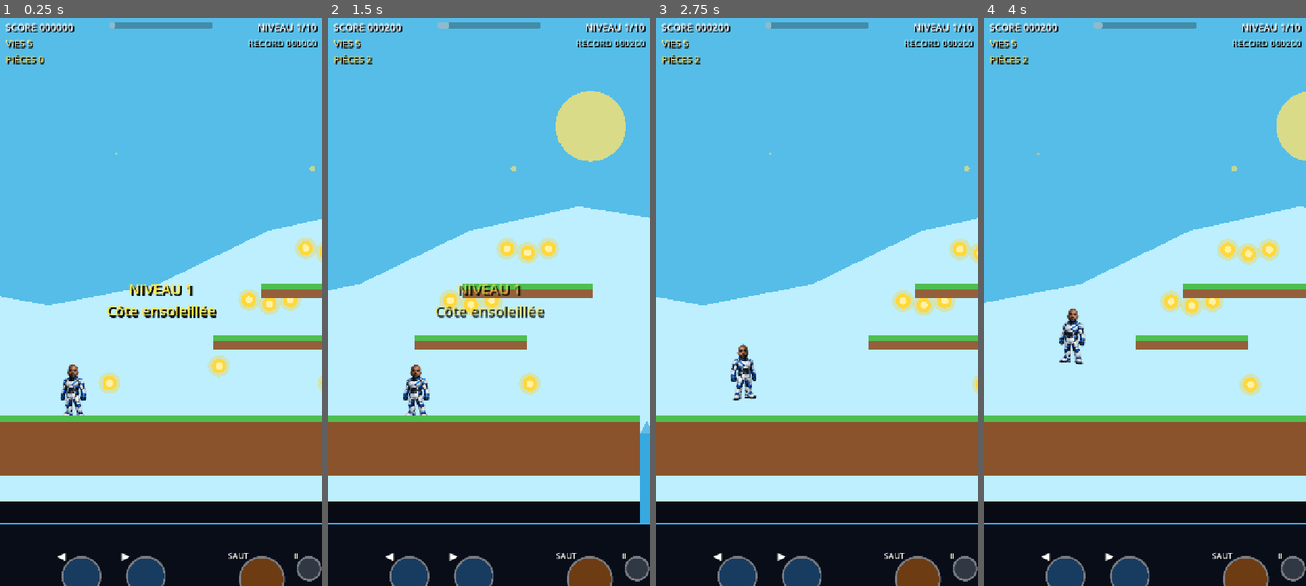
Above: before the commit, frames 1-4 (left to right).
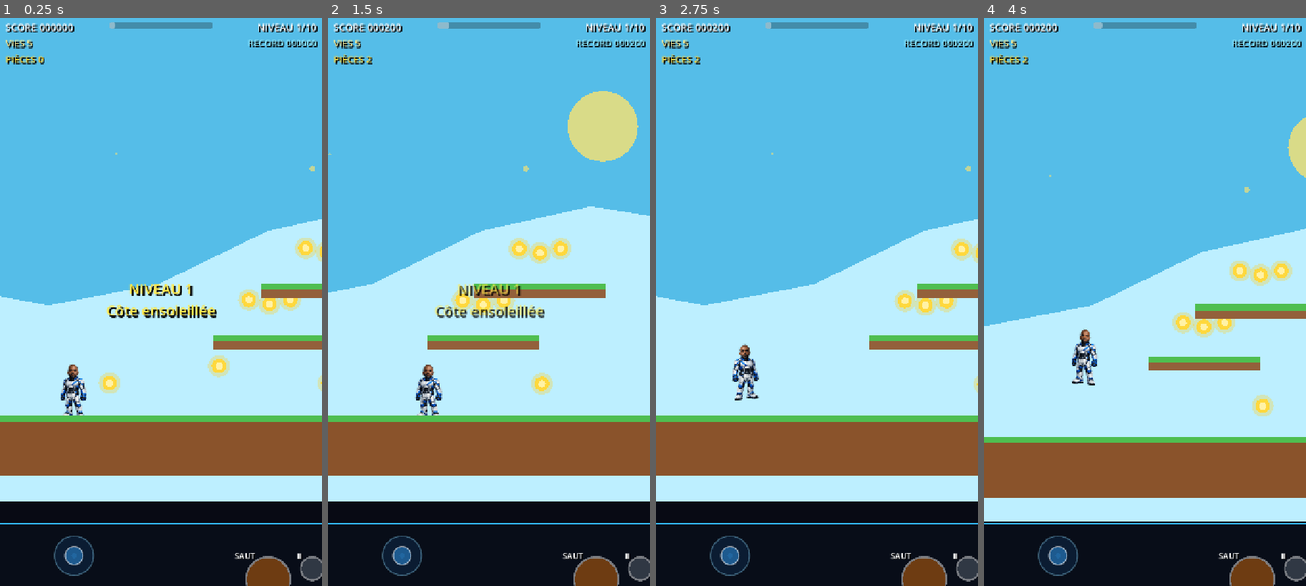
Above: after the commit, the same moments.

Repository: Chasmet/moi-mario-pygame
Game: Godot game, scene res://scenes/Main.tscn
The game is run twice, just before and just after one commit, with the same random seed, the same clock (stepped at 60 frames per second) and the same inputs.
Inputs (mouse positions are in pixels of both pictures, inside the frame that each line leads up to):
- Up to frame 1 (0.25 s): no input
- Up to frame 2 (1.5 s): move the mouse to (559, 273) at 0.52 s; hold D (move_right) 0.53-1.25 s; tap Space (jump) at 0.6, 0.77, 1.07 s; click (559, 273) at 0.67 s; drag from (424, 330) to (505, 302) at 1.27 s
- Up to frame 3 (2.75 s): move the mouse to (849, 171) at 2.02 s; hold A (move_left) from 2.03 s (still down); tap Space (jump) at 2.1 s; click (849, 171) at 2.17 s
- Up to frame 4 (4 s): release A (move_left) at 2.75 s; drag from (1128, 415) to (1254, 307) at 2.77 s; move the mouse to (1241, 387) at 3.52 s; hold D (move_right) from 3.53 s (still down); tap Space (jump) at 3.6, 3.77 s; click (1241, 387) at 3.67 s

The runs differ from the first frame. In frame 1, 2.1% of the frame differs, in the area x 16-100%, y 91-100%; in frame 2, 6.9%; in frame 3, 3.0%; in frame 4, 26%, in the area x 0-100%, y 12-100%.

Commit message:
Add dynamic mobile joystick controls
Replace the two direction buttons with a finger-following analog joystick. Add forward/backward movement, crouching, upward camera look, analog speed, and keep the 89/11 mobile layout.

Diff:
--- a/scripts/MobileLayout.gd
+++ b/scripts/MobileLayout.gd
@@ -5,10 +5,12 @@
 const PLAYER_SPRITE_SIZE: Vector2 = Vector2(92.0, 124.0)
 const PLAYER_COLLISION_SIZE: Vector2 = Vector2(50.0, 78.0)
 const CAMERA_ZOOM: Vector2 = Vector2(1.36, 1.36)
+const VIRTUAL_JOYSTICK_SCRIPT: Script = preload("res://scripts/VirtualJoystick.gd")
 
 var main_scene: Node
 var ui_layer: CanvasLayer
 var control_panel: ColorRect
+var movement_joystick: Control
 var touch_buttons: Dictionary = {}
 var configured: bool = false
 
@@ -46,6 +48,8 @@
 
 func _configure_scene(scene: Node) -> void:
 	if scene == null or not is_instance_valid(scene):
+		return
+	if configured and main_scene == scene:
 		return
 
 	var found_ui: CanvasLayer = scene.get_node_or_null("UI") as CanvasLayer
@@ -68,7 +72,7 @@
 	if ui_layer == null:
 		return
 	for child in ui_layer.get_children():
-		if child is Button or child is TouchScreenButton or child.name == "MobileControlPanel":
+		if child is Button or child is TouchScreenButton or child.name == "MobileControlPanel" or child.name == "MoveJoystick":
 			child.queue_free()
 
 
@@ -107,9 +111,14 @@
 	if ui_layer == null:
 		return
 
+	movement_joystick = Control.new()
+	movement_joystick.name = "MoveJoystick"
+	movement_joystick.set_script(VIRTUAL_JOYSTICK_SCRIPT)
+	movement_joystick.process_mode = Node.PROCESS_MODE_ALWAYS
+	ui_layer.add_child(movement_joystick)
+	movement_joystick.connect("vector_changed", Callable(self, "_on_joystick_vector_changed"))
+
 	touch_buttons.clear()
-	touch_buttons["left"] = _make_touch_button("MoveLeft", "move_left", "◀", 92, Color("#183b60"), Color("#2a91dd"))
-	touch_buttons["right"] = _make_touch_button("MoveRight", "move_right", "▶", 92, Color("#183b60"), Color("#2a91dd"))
 	touch_buttons["jump"] = _make_touch_button("Jump", "jump", "SAUT", 106, Color("#6e3c12"), Color("#f09228"))
 	touch_buttons["pause"] = _make_touch_button("Pause", "pause_game", "Ⅱ", 58, Color("#303844"), Color("#718297"))
 
@@ -181,14 +190,25 @@
 	var common_y: float = panel_top + panel_height * 0.52
 	var control_scale: float = clampf(panel_height / 142.0, 0.78, 1.05)
 
-	_layout_touch_button("left", Vector2(viewport_size.x * 0.19, common_y), control_scale)
-	_layout_touch_button("right", Vector2(viewport_size.x * 0.39, common_y), control_scale)
-	_layout_touch_button("jump", Vector2(viewport_size.x * 0.74, common_y), control_scale)
-	_layout_touch_button("pause", Vector2(viewport_size.x * 0.92, common_y), control_scale)
+	_layout_joystick(viewport_size, panel_top, panel_height)
+	_layout_touch_button("jump", Vector2(viewport_size.x * 0.76, common_y), control_scale)
+	_layout_touch_button("pause", Vector2(viewport_size.x * 0.93, common_y), control_scale)
 
 	_layout_hud(viewport_size)
 	_configure_camera()
 	_apply_v3_gameplay()
+
+
+func _layout_joystick(viewport_size: Vector2, panel_top: float, panel_height: float) -> void:
+	if movement_joystick == null or not is_instance_valid(movement_joystick):
+		return
+
+	var joystick_width: float = viewport_size.x * 0.55
+	var joystick_radius: float = clampf(panel_height * 0.31, 38.0, 48.0)
+	var center_position: Vector2 = Vector2(viewport_size.x * 0.23, panel_height * 0.52)
+	movement_joystick.position = Vector2.ZERO + Vector2(0.0, panel_top)
+	movement_joystick.size = Vector2(joystick_width, panel_height)
+	movement_joystick.call("configure", joystick_radius, center_position)
 
 
 func _layout_touch_button(key: String, center_position: Vector2, scale_value: float) -> void:
@@ -244,6 +264,14 @@
 		message_label.add_theme_font_size_override("font_size", clampi(font_size + 10, 29, 39))
 
 
+func _on_joystick_vector_changed(value: Vector2) -> void:
+	if main_scene == null or not is_instance_valid(main_scene):
+		return
+	var player: CharacterBody2D = main_scene.get("player") as CharacterBody2D
+	if player != null and player.has_method("set_mobile_axis"):
+		player.call("set_mobile_axis", value)
+
+
 func _apply_v3_gameplay() -> void:
 	if main_scene == null or not is_instance_valid(main_scene):
 		return
@@ -326,6 +354,8 @@
 	if player != null:
 		player.call("set_mobile_left", false)
 		player.call("set_mobile_right", false)
+		if player.has_method("set_mobile_axis"):
+			player.call("set_mobile_axis", Vector2.ZERO)
 
 
 func _release_all_mobile_actions() -> void:
@@ -333,6 +363,8 @@
 	Input.action_release("move_right")
 	Input.action_release("jump")
 	Input.action_release("pause_game")
+	if movement_joystick != null and is_instance_valid(movement_joystick) and movement_joystick.has_method("reset"):
+		movement_joystick.call("reset")
 	_release_old_mobile_flags()
 
 
--- a/scripts/Player.gd
+++ b/scripts/Player.gd
@@ -13,19 +13,31 @@
 const JUMP_BUFFER_TIME: float = 0.22
 const APEX_GRAVITY_MULTIPLIER: float = 0.62
 const FALL_GRAVITY_MULTIPLIER: float = 1.08
+const CROUCH_SPEED_MULTIPLIER: float = 0.46
+const CROUCH_HEIGHT_RATIO: float = 0.62
+const JOYSTICK_AXIS_DEADZONE: float = 0.16
 
 @onready var sprite: Sprite2D = $Sprite2D
+@onready var collision_shape: CollisionShape2D = $CollisionShape2D
+@onready var camera_node: Camera2D = $Camera2D
 
 var main_controller: Node
 var spawn_position: Vector2 = Vector2.ZERO
 var world_right: float = 3600.0
 var mobile_left: bool = false
 var mobile_right: bool = false
+var mobile_axis: Vector2 = Vector2.ZERO
 var jump_queued: bool = false
 var coyote_timer: float = 0.0
 var jump_buffer: float = 0.0
 var invincible_timer: float = 0.0
 var base_scale: Vector2 = Vector2.ONE
+var base_sprite_position: Vector2 = Vector2.ZERO
+var standing_collision_size: Vector2 = Vector2(50.0, 78.0)
+var crouch_collision_size: Vector2 = Vector2(50.0, 48.0)
+var standing_collision_position: Vector2 = Vector2.ZERO
+var crouching: bool = false
+var looking_up: bool = false
 
 
 func _ready() -> void:
@@ -33,6 +45,13 @@
 	floor_stop_on_slope = true
 	if sprite != null:
 		base_scale = sprite.scale
+		base_sprite_position = sprite.position
+	if collision_shape != null:
+		standing_collision_position = collision_shape.position
+		var rectangle: RectangleShape2D = collision_shape.shape as RectangleShape2D
+		if rectangle != null:
+			standing_collision_size = rectangle.size
+			crouch_collision_size = Vector2(standing_collision_size.x, standing_collision_size.y * CROUCH_HEIGHT_RATIO)
 
 
 func configure(controller: Node, spawn: Vector2, bounds: float) -> void:
@@ -51,6 +70,10 @@
 
 func set_mobile_right(pressed: bool) -> void:
 	mobile_right = pressed
+
+
+func set_mobile_axis(value: Vector2) -> void:
+	mobile_axis = value.limit_length(1.0)
 
 
 func request_jump() -> void:
@@ -65,12 +88,13 @@
 			var factor: float = minf(sprite_size.x / texture_size.x, sprite_size.y / texture_size.y)
 			sprite.scale = Vector2.ONE * factor
 			base_scale = sprite.scale
-
-	var collision: CollisionShape2D = get_node_or_null("CollisionShape2D") as CollisionShape2D
-	if collision != null:
-		var rectangle: RectangleShape2D = collision.shape as RectangleShape2D
-		if rectangle != null:
-			rectangle.size = collision_size
+			base_sprite_position = sprite.position
+
+	standing_collision_size = collision_size
+	crouch_collision_size = Vector2(collision_size.x, collision_size.y * CROUCH_HEIGHT_RATIO)
+	if collision_shape != null:
+		standing_collision_position = collision_shape.position
+		_apply_collision_dimensions(crouching)
 
 	floor_snap_length = 18.0
 
@@ -85,6 +109,7 @@
 
 func _physics_process(delta: float) -> void:
 	_update_invincibility(delta)
+	_update_stance()
 	_update_vertical_motion(delta)
 	_update_jump_buffer(delta)
 	_try_jump()
@@ -103,7 +128,39 @@
 		if main_controller != null and main_controller.has_method("lose_life"):
 			main_controller.call("lose_life")
 
+	_update_camera_look(delta)
 	_update_visual(delta, direction)
+
+
+func _update_stance() -> void:
+	var horizontal_strength: float = absf(mobile_axis.x)
+	var vertical_strength: float = absf(mobile_axis.y)
+	var vertical_dominant: bool = vertical_strength >= 0.42 and vertical_strength >= horizontal_strength * 0.85
+	var next_crouching: bool = is_on_floor() and vertical_dominant and mobile_axis.y > 0.0
+	var next_looking_up: bool = is_on_floor() and vertical_dominant and mobile_axis.y < 0.0
+
+	_set_crouching(next_crouching)
+	looking_up = next_looking_up and not crouching
+
+
+func _set_crouching(next_crouching: bool) -> void:
+	if crouching == next_crouching:
+		return
+	crouching = next_crouching
+	_apply_collision_dimensions(crouching)
+
+
+func _apply_collision_dimensions(use_crouch_size: bool) -> void:
+	if collision_shape == null:
+		return
+	var rectangle: RectangleShape2D = collision_shape.shape as RectangleShape2D
+	if rectangle == null:
+		return
+
+	var target_size: Vector2 = crouch_collision_size if use_crouch_size else standing_collision_size
+	rectangle.size = target_size
+	var bottom_offset: float = (standing_collision_size.y - target_size.y) * 0.5
+	collision_shape.position = standing_collision_position + Vector2(0.0, bottom_offset)
 
 
 func _update_vertical_motion(delta: float) -> void:
@@ -132,6 +189,8 @@
 func _try_jump() -> void:
 	if jump_buffer <= 0.0 or coyote_timer <= 0.0:
 		return
+	_set_crouching(false)
+	looking_up = false
 	velocity.y = JUMP_SPEED
 	jump_buffer = 0.0
 	coyote_timer = 0.0
@@ -144,6 +203,8 @@
 
 func _get_move_direction() -> float:
 	var direction: float = Input.get_axis("move_left", "move_right")
+	var analog_horizontal: float = mobile_axis.x if absf(mobile_axis.x) >= JOYSTICK_AXIS_DEADZONE else 0.0
+	direction += analog_horizontal
 	if mobile_left:
 		direction -= 1.0
 	if mobile_right:
@@ -154,7 +215,8 @@
 func _update_horizontal_motion(delta: float, direction: float) -> void:
 	if absf(direction) > 0.01:
 		var acceleration: float = ACCELERATION if is_on_floor() else AIR_ACCELERATION
-		velocity.x = move_toward(velocity.x, direction * MAX_SPEED, acceleration * delta)
+		var speed_multiplier: float = CROUCH_SPEED_MULTIPLIER if crouching else 1.0
+		velocity.x = move_toward(velocity.x, direction * MAX_SPEED * speed_multiplier, acceleration * delta)
 	else:
 		var deceleration: float = FRICTION if is_on_floor() else AIR_DECELERATION
 		velocity.x = move_toward(velocity.x, 0.0, deceleration * delta)
@@ -188,6 +250,18 @@
 		sprite.visible = true
 
 
+func _update_camera_look(delta: float) -> void:
+	if camera_node == null:
+		return
+
+	var target_position: Vector2 = Vector2(100.0, -100.0)
+	if looking_up:
+		target_position.y = -190.0
+	elif crouching:
+		target_position.y = -55.0
+	camera_node.position = camera_node.position.lerp(target_position, minf(1.0, delta * 7.5))
+
+
 func _update_visual(delta: float, direction: float) -> void:
 	if sprite == null:
 		return
@@ -196,14 +270,24 @@
 		sprite.flip_h = direction < 0.0
 
 	var target_rotation: float = clampf(velocity.x / MAX_SPEED, -1.0, 1.0) * 0.045
+	if looking_up:
+		target_rotation = -0.055
 	sprite.rotation = lerpf(sprite.rotation, target_rotation, minf(1.0, delta * 11.0))
 
 	var stretch: float = clampf(absf(velocity.y) / MAX_FALL_SPEED, 0.0, 1.0)
 	var target_scale: Vector2 = base_scale
-	if not is_on_floor():
+	var target_sprite_position: Vector2 = base_sprite_position
+	if crouching:
+		target_scale = base_scale * Vector2(1.08, 0.68)
+		target_sprite_position.y += 14.0
+	elif looking_up:
+		target_scale = base_scale * Vector2(0.98, 1.04)
+		target_sprite_position.y -= 4.0
+	elif not is_on_floor():
 		target_scale = base_scale * Vector2(0.97 + stretch * 0.04, 1.03 - stretch * 0.03)
 	elif absf(velocity.x) > 35.0:
 		var bounce: float = sin(float(Time.get_ticks_msec()) * 0.018) * 0.025
 		target_scale = base_scale * Vector2(1.0 - bounce, 1.0 + bounce)
 
 	sprite.scale = sprite.scale.lerp(target_scale, minf(1.0, delta * 13.0))
+	sprite.position = sprite.position.lerp(target_sprite_position, minf(1.0, delta * 13.0))
--- /dev/null
+++ b/scripts/VirtualJoystick.gd
@@ -0,0 +1,141 @@
+extends Control
+
+signal vector_changed(value: Vector2)
+
+@export var max_radius: float = 46.0
+@export var deadzone: float = 0.14
+
+var active_touch_index: int = -1
+var mouse_active: bool = false
+var active: bool = false
+var resting_center: Vector2 = Vector2.ZERO
+var dynamic_center: Vector2 = Vector2.ZERO
+var knob_position: Vector2 = Vector2.ZERO
+var current_vector: Vector2 = Vector2.ZERO
+
+
+func _ready() -> void:
+	process_mode = Node.PROCESS_MODE_ALWAYS
+	mouse_filter = Control.MOUSE_FILTER_STOP
+	clip_contents = false
+	if resting_center == Vector2.ZERO:
+		resting_center = size * 0.5
+	dynamic_center = resting_center
+	knob_position = resting_center
+	queue_redraw()
+
+
+func configure(radius: float, center_position: Vector2) -> void:
+	max_radius = maxf(radius, 28.0)
+	set_resting_center(center_position)
+
+
+func set_resting_center(center_position: Vector2) -> void:
+	resting_center = center_position
+	if not active:
+		dynamic_center = resting_center
+		knob_position = resting_center
+	queue_redraw()
+
+
+func reset() -> void:
+	active_touch_index = -1
+	mouse_active = false
+	active = false
+	dynamic_center = resting_center
+	knob_position = resting_center
+	_set_vector(Vector2.ZERO)
+	queue_redraw()
+
+
+func _gui_input(event: InputEvent) -> void:
+	if event is InputEventScreenTouch:
+		var touch: InputEventScreenTouch = event as InputEventScreenTouch
+		if touch.pressed and active_touch_index == -1:
+			active_touch_index = touch.index
+			_begin_control(touch.position)
+			accept_event()
+		elif not touch.pressed and touch.index == active_touch_index:
+			reset()
+			accept_event()
+		return
+
+	if event is InputEventScreenDrag:
+		var drag: InputEventScreenDrag = event as InputEventScreenDrag
+		if drag.index == active_touch_index:
+			_update_from_position(drag.position)
+			accept_event()
+		return
+
+	if event is InputEventMouseButton:
+		var button: InputEventMouseButton = event as InputEventMouseButton
+		if button.button_index == MOUSE_BUTTON_LEFT:
+			if button.pressed and not mouse_active and active_touch_index == -1:
+				mouse_active = true
+				_begin_control(button.position)
+			elif not button.pressed and mouse_active:
+				reset()
+			accept_event()
+		return
+
+	if event is InputEventMouseMotion and mouse_active:
+		var motion: InputEventMouseMotion = event as InputEventMouseMotion
+		_update_from_position(motion.position)
+		accept_event()
+
+
+func _begin_control(local_position: Vector2) -> void:
+	active = true
+	dynamic_center = _clamp_center(local_position)
+	knob_position = dynamic_center
+	_set_vector(Vector2.ZERO)
+	queue_redraw()
+
+
+func _update_from_position(local_position: Vector2) -> void:
+	if not active:
+		return
+
+	var delta_from_center: Vector2 = local_position - dynamic_center
+	var distance: float = delta_from_center.length()
+	var clamped_delta: Vector2 = delta_from_center
+	if distance > max_radius and distance > 0.0:
+		clamped_delta = delta_from_center / distance * max_radius
+
+	knob_position = dynamic_center + clamped_delta
+	var raw_vector: Vector2 = clamped_delta / max_radius
+	var magnitude: float = raw_vector.length()
+	if magnitude <= deadzone:
+		_set_vector(Vector2.ZERO)
+	else:
+		var remapped_magnitude: float = clampf((magnitude - deadzone) / (1.0 - deadzone), 0.0, 1.0)
+		_set_vector(raw_vector.normalized() * remapped_magnitude)
+	queue_redraw()
+
+
+func _clamp_center(local_position: Vector2) -> Vector2:
+	var padding: float = max_radius + 6.0
+	return Vector2(
+		clampf(local_position.x, padding, maxf(padding, size.x - padding)),
+		clampf(local_position.y, padding, maxf(padding, size.y - padding))
+	)
+
+
+func _set_vector(value: Vector2) -> void:
+	var limited: Vector2 = value.limit_length(1.0)
+	if limited.is_equal_approx(current_vector):
+		return
+	current_vector = limited
+	vector_changed.emit(current_vector)
+
+
+func _draw() -> void:
+	var base_center: Vector2 = dynamic_center if active else resting_center
+	var base_alpha: float = 0.72 if active else 0.36
+	var knob_alpha: float = 0.96 if active else 0.52
+
+	draw_circle(base_center, max_radius, Color(0.07, 0.22, 0.38, base_alpha))
+	draw_arc(base_center, max_radius, 0.0, TAU, 48, Color(0.55, 0.86, 1.0, base_alpha), 3.0, true)
+	draw_circle(base_center, max_radius * deadzone, Color(0.2, 0.65, 0.95, 0.18))
+	draw_circle(knob_position, max_radius * 0.46, Color(0.18, 0.58, 0.9, knob_alpha))
+	draw_arc(knob_position, max_radius * 0.46, 0.0, TAU, 36, Color(1.0, 1.0, 1.0, knob_alpha), 3.0, true)
Not shown, changed: export_presets.cfg
